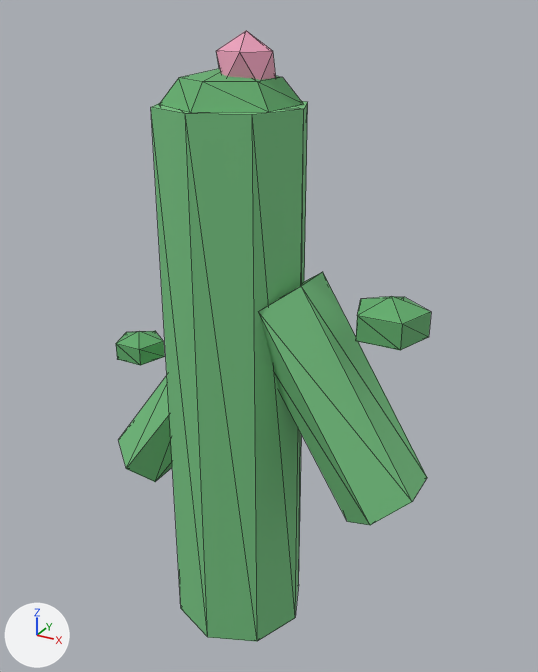
The glTF model public/models/terrain/cactus.glb as it was, and as the next commit left it.
One viewpoint serves both versions: a 50 mm lens placed at (0.225, -0.366, 0.398), pointed at (0.017, 0.012, 0.209). The axes (+X, +Y, +Z) are drawn at lower left. The lights are the same throughout. The picture after the commit comes second. Mesh edges are drawn as thin lines. Where no turn or scale is listed for an object, it has been applied to the vertices. Vertices at exactly the same position are counted once.

In view in the first picture: 'ArmCapL', 'ArmCapR', 'CactusArmL', 'CactusArmR', 'CactusBody', 'CactusTopCap', 'Flower'.
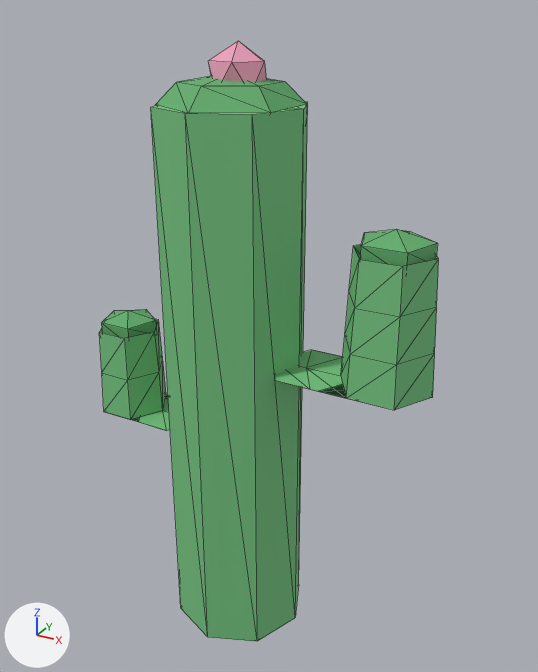
Commit message: Fix broken cactus and snow cap 3D models

Edits to the scene script, one JSON object a line:
```json
{"block": "me_sphere_001", "where": "# used by ob_armcapr; location = (0.0, 0.0, 0.0)"}
{"op": "remove", "block": "me_sphere_001", "code": "me_sphere_001.from_pydata(...)  # 12 vertices, 20 faces; spans x 0.0794..0.1206, y -0.0175..0.0217, z 0.225..0.255"}
{"op": "add", "block": "me_sphere_001", "code": "me_sphere_001.from_pydata(...)  # 12 vertices, 20 faces; spans x 0.0794..0.1206, y -0.0175..0.0217, z 0.2675..0.2925"}
{"block": "me_sphere_001", "change": "me_sphere_001 part 1: the whole mesh is scaled about its middle by (1, 1, 0.833), then moved by (0.0, 0.0, 0.04)"}
{"block": "me_sphere_002", "where": "# used by ob_armcapl; location = (0.0, 0.0, 0.0)"}
{"op": "remove", "block": "me_sphere_002", "code": "me_sphere_002.from_pydata(...)  # 12 vertices, 20 faces; spans x -0.1015..-0.0685, y -0.004..0.0273, z 0.168..0.192"}
{"op": "add", "block": "me_sphere_002", "code": "me_sphere_002.from_pydata(...)  # 12 vertices, 20 faces; spans x -0.1031..-0.0669, y -0.0154..0.0191, z 0.189..0.211"}
{"block": "me_sphere_002", "change": "me_sphere_002 part 2: the whole mesh is scaled about its middle by (1.1, 1.1, 0.917), then moved by (0.0, -0.0098, 0.02)"}
{"op": "add", "block": "me_arml", "code": ["me_arml = bpy.data.meshes.new('ArmL')", "me_arml.from_pydata(...)  # 24 vertices, 36 faces; spans x -0.1088..-0.0312, y -0.0206..0.0206, z 0.14..0.2", "me_arml.materials.append(mat_cactusmat)  # green #76c481"]}
{"op": "add", "block": "me_armr", "code": ["me_armr = bpy.data.meshes.new('ArmR')", "me_armr.from_pydata(...)  # 36 vertices, 60 faces; spans x 0.027..0.128, y -0.0242..0.0242, z 0.2..0.28", "me_armr.materials.append(mat_cactusmat)  # green #76c481"]}
{"op": "remove", "block": "ob_cactusarmr", "code": ["ob_cactusarmr = bpy.data.objects.new('CactusArmR', me_cylinder_001)", "ob_cactusarmr.location = (0.065, 0.0, 0.18)"]}
{"op": "remove", "block": "ob_cactusarml", "code": ["ob_cactusarml = bpy.data.objects.new('CactusArmL', me_cylinder_002)", "ob_cactusarml.location = (-0.055, 0.01, 0.13)"]}
{"op": "set", "path": "ob_flower.location", "old": "(0.01, 0.0, 0.37)", "new": "(0.005, 0.0, 0.365)"}
{"op": "add", "block": "ob_arml", "code": ["ob_arml = bpy.data.objects.new('ArmL', me_arml)", "ob_arml.location = (0.0, 0.0, 0.0)"]}
{"op": "add", "block": "ob_armr", "code": ["ob_armr = bpy.data.objects.new('ArmR', me_armr)", "ob_armr.location = (0.0, 0.0, 0.0)"]}
```

Boxes (x1, y1, x2, y2) around the edits, measured in the pictures (538 x 672 px):
```json
{"object": "CactusArmR", "change": "deleted", "before": [260, 272, 427, 525], "on screen": "green"}
{"object": "ArmR", "change": "added", "after": [275, 245, 439, 410], "on screen": "green"}
{"object": "ArmCapR", "change": "moved, rescaled", "before": [356, 296, 431, 350], "after": [360, 229, 438, 266]}
{"object": "ArmL", "change": "added", "after": [99, 319, 170, 431], "on screen": "green"}
{"object": "CactusArmL", "change": "deleted", "before": [118, 375, 172, 482], "on screen": "green"}
{"object": "ArmCapL", "change": "moved, rescaled", "before": [116, 331, 165, 365], "after": [101, 309, 156, 338]}
{"object": "Flower", "change": "moved", "before": [216, 31, 276, 80], "after": [208, 41, 267, 82]}
```
